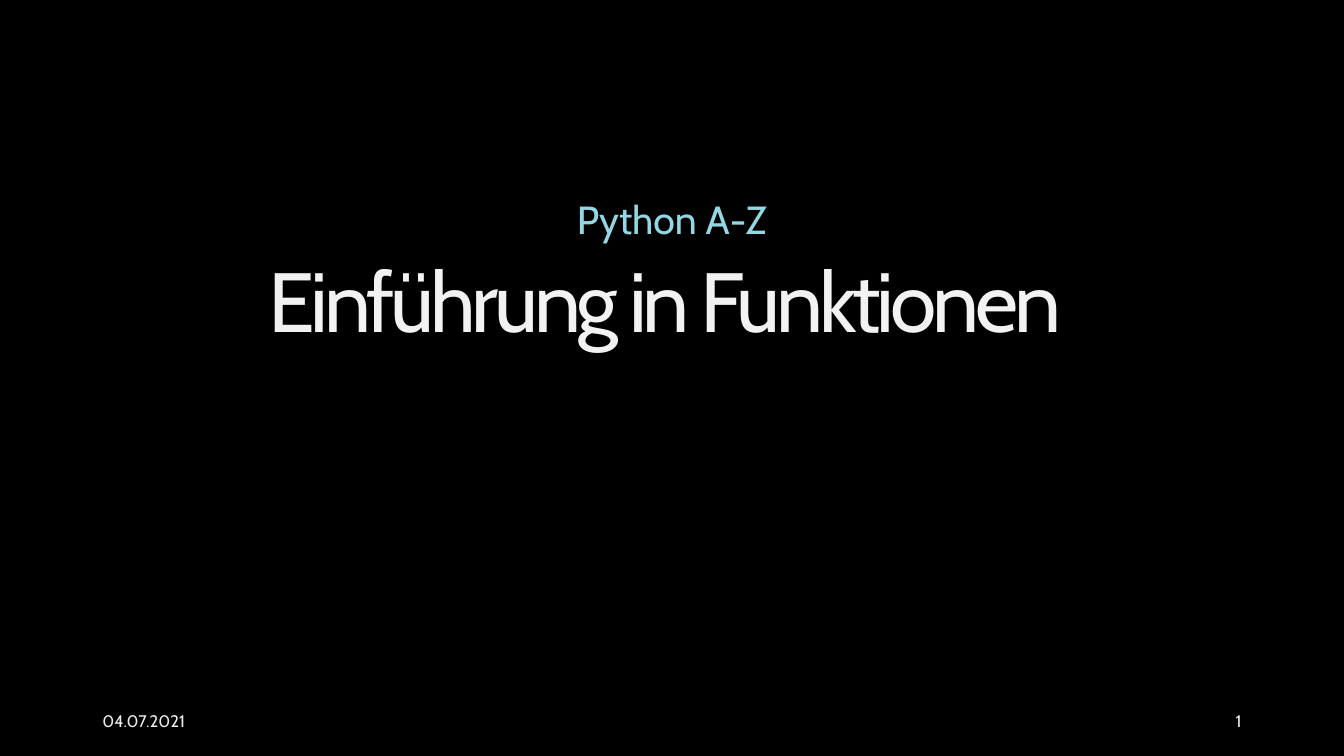
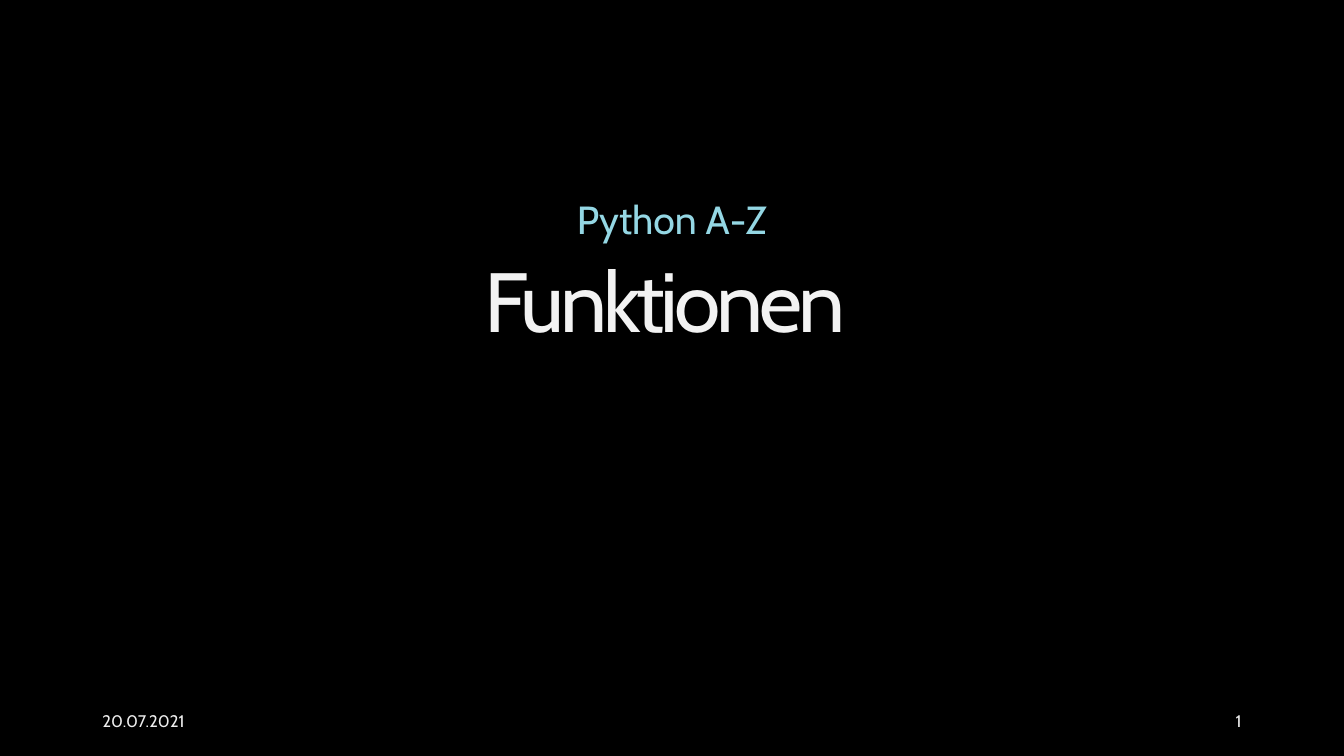
Before and after one commit to EsstBananeImEi/python_kurs, a slide deck: slide 1 of Materialien/Powerpoint/Einführung in Funktionen.pptx. Drawn at 1344x756 pixels with LibreOffice and Linux fonts; fonts in the diff are those of the drawing; background and template pictures are left out. Boxes give left, top, right and bottom in pixels: in the first picture for what was removed or moved away, otherwise in the second. Text is boxed around its words. In the diff, an @@ line names an element or a change of style, - is before the commit and + after.

```diff
--- a/Materialien/Powerpoint/Einführung in Funktionen.pptx
+++ b/Materialien/Powerpoint/Einführung in Funktionen.pptx
@@ title at <box>484,269,845,333</box>: text changed @@
-Einführung in Funktionen
+Funktionen
@@ text at <box>102,715,184,728</box>: text changed @@
-04.07.2021
+20.07.2021
```
Also in this commit, not shown: 3 other slides changed, 3 other files.
